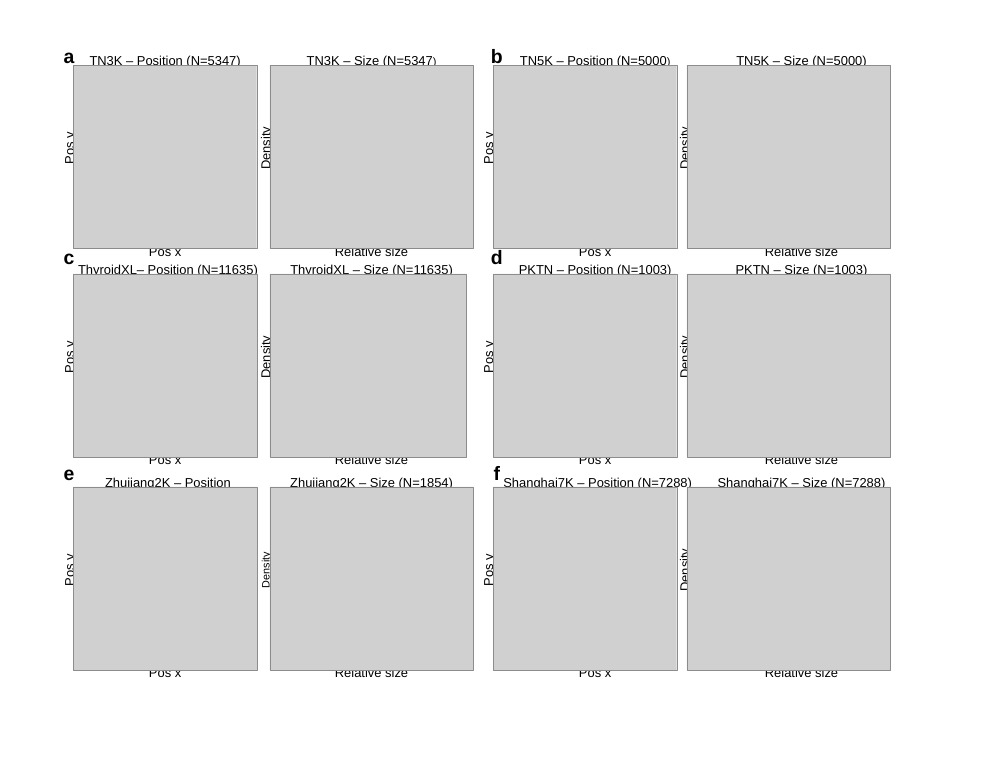
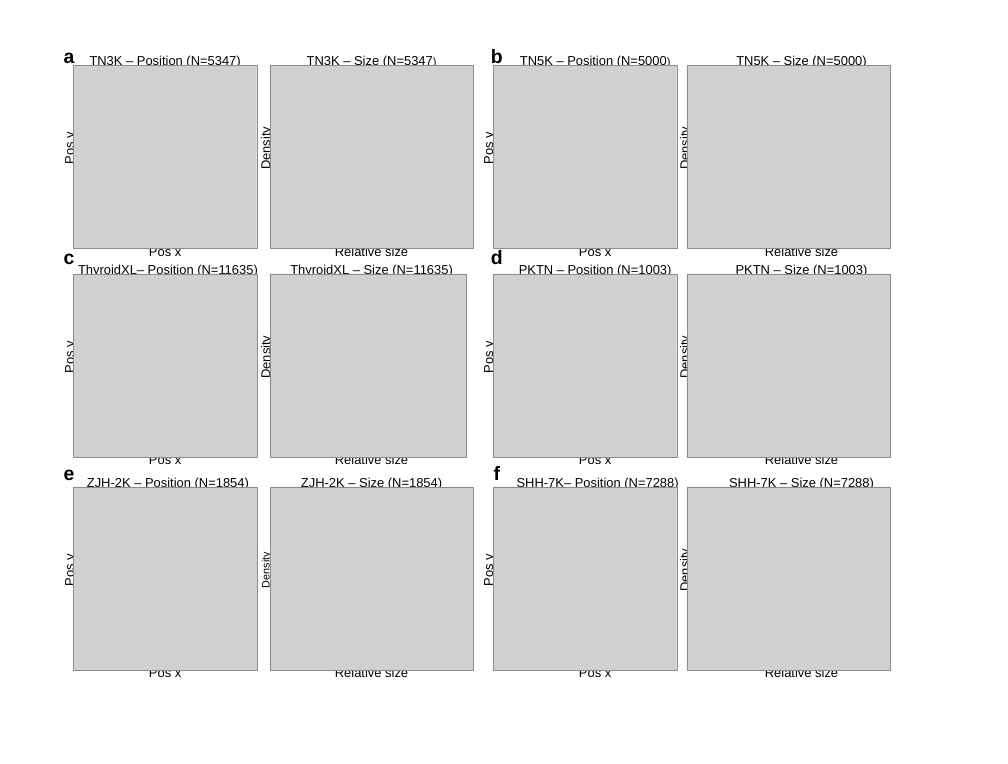
Before and after one commit to ordinary7Zz/my_plot_images, a slide deck: slide 1 of pptx/data_statistics.pptx. Drawn at 1008x764 pixels with LibreOffice and Linux fonts; fonts in the diff are those of the drawing; grey boxes stand for pictures. Boxes give left, top, right and bottom in pixels: in the first picture for what was removed or moved away, otherwise in the second. Text is boxed around its words. In the diff, an @@ line names an element or a change of style, - is before the commit and + after.

```diff
--- a/pptx/data_statistics.pptx
+++ b/pptx/data_statistics.pptx
@@ text at (87,477,249,488): text changed @@
-Zhujiang2K – Position (N=1854)
+ZJH-2K – Position (N=1854)
@@ text at (301,477,442,488): text changed @@
-Zhujiang2K – Size (N=1854)
+ZJH-2K – Size (N=1854)
@@ text at (517,477,678,490): text changed @@
-Shanghai7K – Position (N=7288)
+SHH-7K– Position (N=7288)
@@ text at (729,477,874,488): text changed @@
-Shanghai7K – Size (N=7288)
+SHH-7K – Size (N=7288)
```
Also in this commit, not shown: 1 other slide changed, 16 other files.
